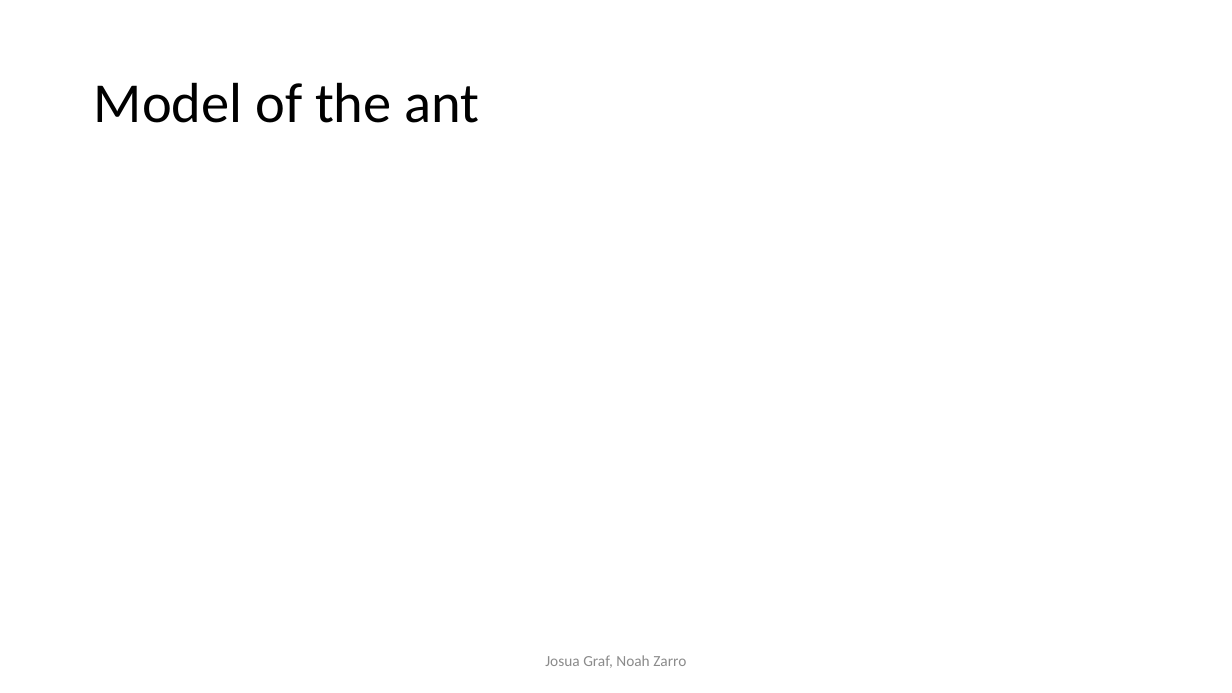
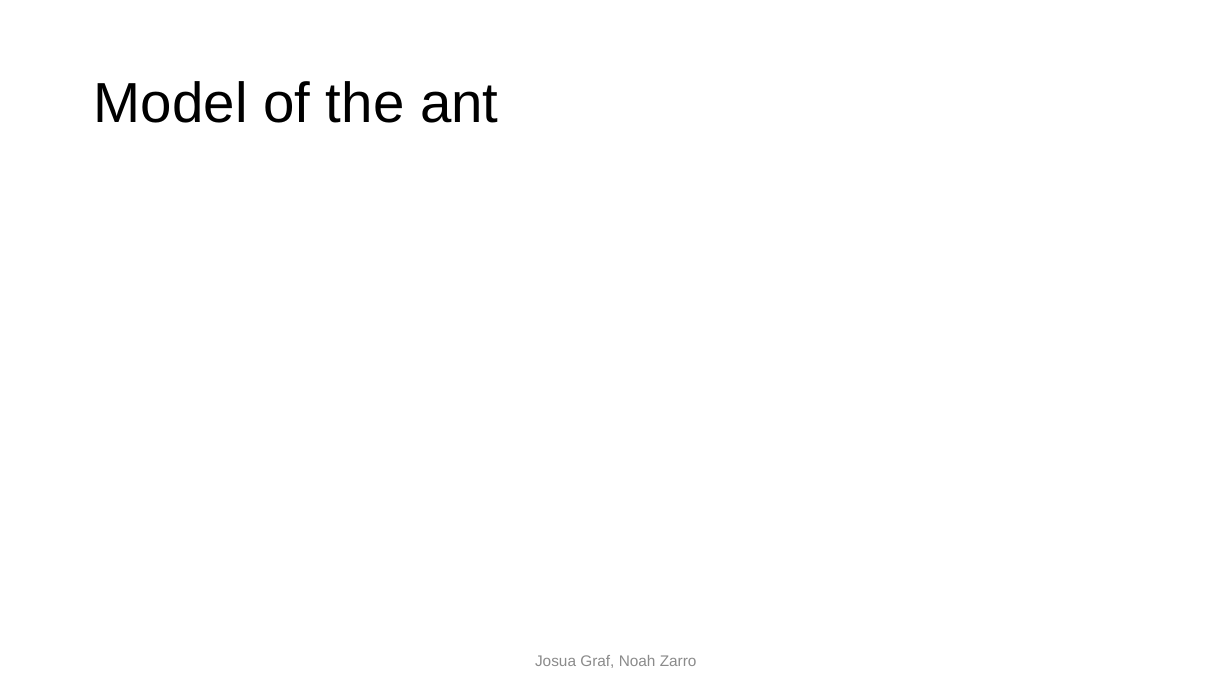
Before and after one commit to noahzarro/project_template, a slide deck: slide 4 of final_presentation/Back to home in desert.pptx (slide 6 before the commit). Drawn at 1232x693 pixels with LibreOffice and Linux fonts; fonts in the diff are those of the drawing; background and template pictures are left out. Boxes give left, top, right and bottom in pixels: in the first picture for what was removed or moved away, otherwise in the second. Text is boxed around its words. In the diff, an @@ line names an element or a change of style, - is before the commit and + after.

```diff
--- a/final_presentation/Back to home in desert.pptx
+++ b/final_presentation/Back to home in desert.pptx
@@ title "Model of the ant" at bbox=[94, 81, 498, 123]: font Calibri to Arial @@
@@ text "Josua Graf, Noah Zarro" at bbox=[535, 655, 697, 668]: font Calibri to Arial @@
```
Also in this commit, not shown: 5 other slides changed, 6 slides added.
